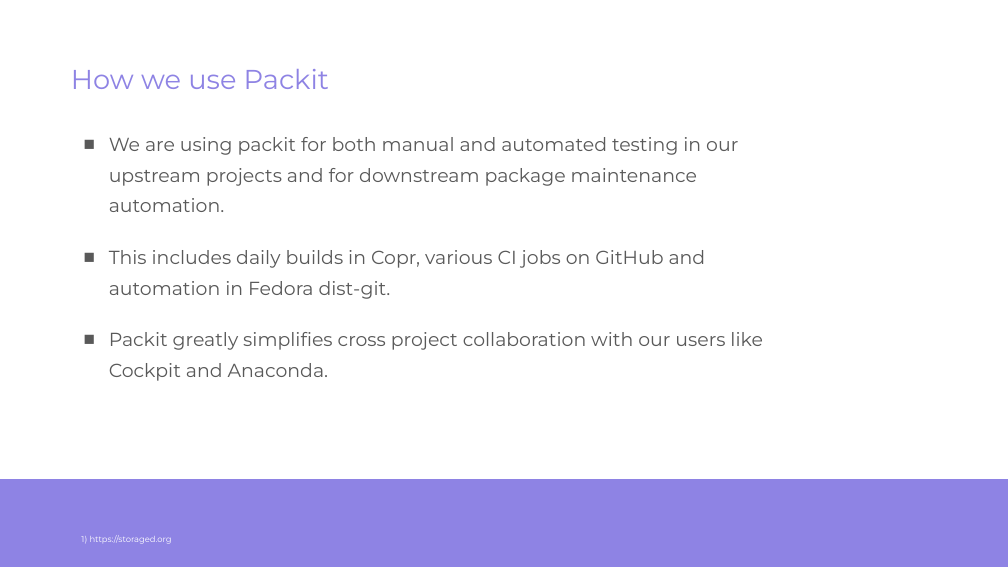
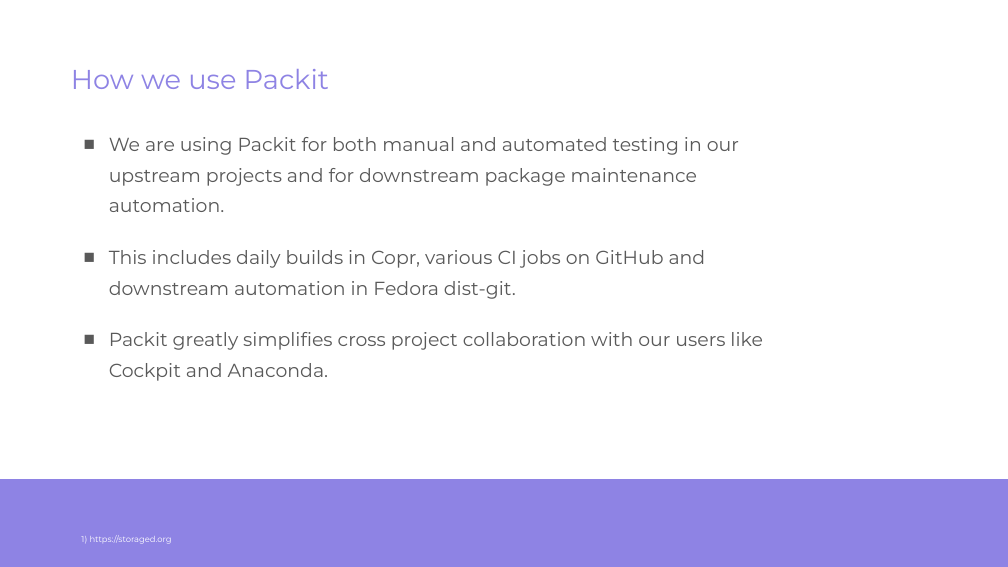
Before and after one commit to vojtechtrefny/slides, a slide deck: slide 3 of Using packit and testing farm/Using packit and testing farm.odp. Drawn at 1008x567 pixels with LibreOffice and Linux fonts; fonts in the diff are those of the drawing; background and template pictures are left out. Boxes give left, top, right and bottom in pixels: in the first picture for what was removed or moved away, otherwise in the second. Text is boxed around its words. In the diff, an @@ line names an element or a change of style, - is before the commit and + after.

Commit message:
Packit slides update

```diff
--- a/Using packit and testing farm/Using packit and testing farm.odp
+++ b/Using packit and testing farm/Using packit and testing farm.odp
@@ text at bbox=[109, 137, 739, 299]: text changed @@
-■ We are using packit for both manual and automated testing in our upstream projects and for downstream package maintenance automation.
-■ This includes daily builds in Copr, various CI jobs on GitHub and automation in Fedora dist-git.
+■ We are using Packit for both manual and automated testing in our upstream projects and for downstream package maintenance automation.
+■ This includes daily builds in Copr, various CI jobs on GitHub and downstream automation in Fedora dist-git.
```
Also in this commit, not shown: 2 other slides changed, 1 slide added, 1 other file.
